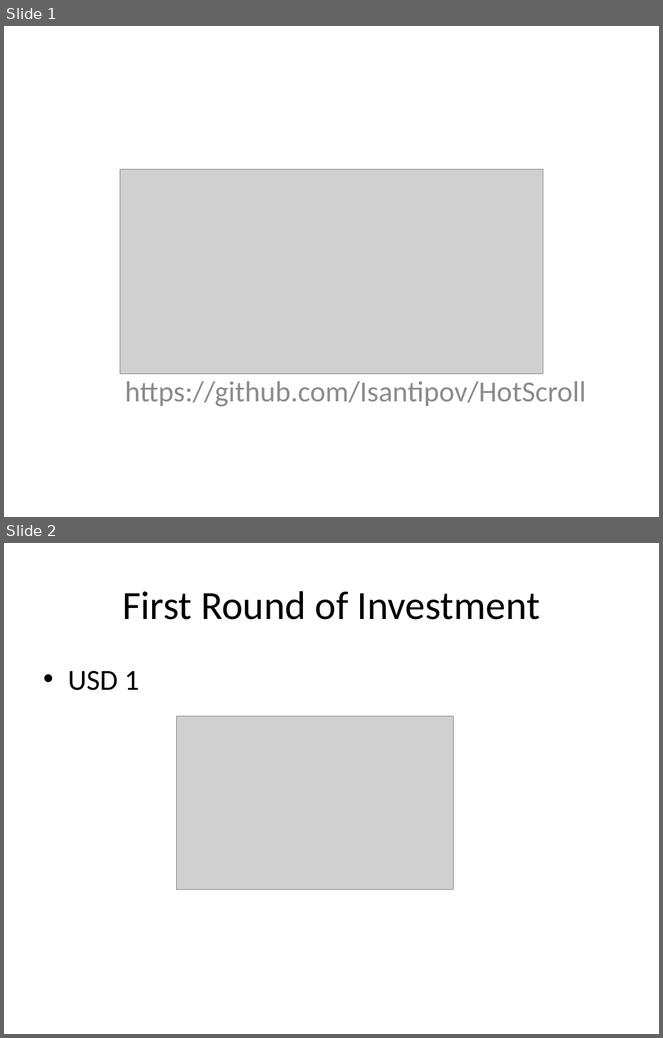
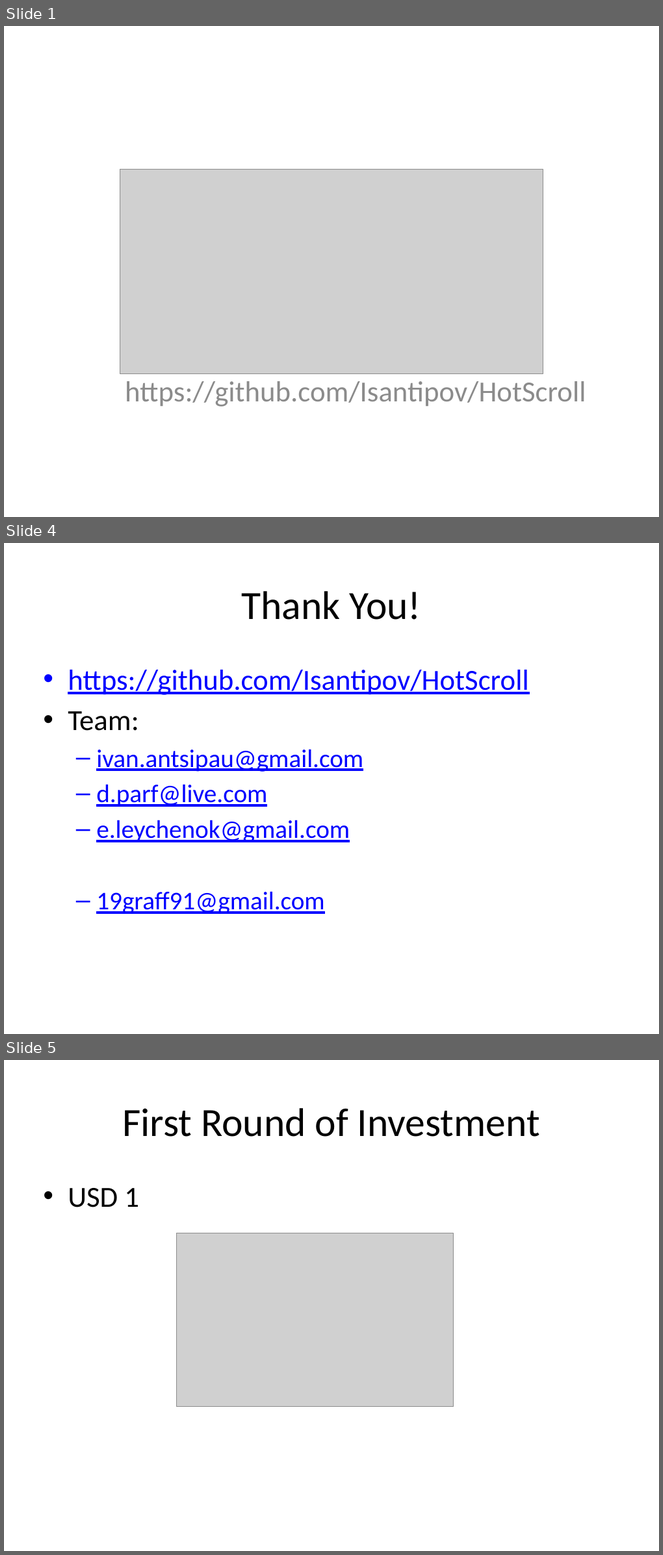
Before and after one commit to Isantipov/HotScroll, a slide deck: Presentation.pptx. Shown one above the other, each under a label of ours: slides 1 and 2 before the commit, slides 1, 4 and 5 after it; the slides between them are not shown. The pictures are 663x1038 and 663x1555 pixels, drawn with LibreOffice and Linux fonts; fonts in the diff are those of the drawing; grey boxes stand for pictures. Boxes give left, top, right and bottom in pixels: in the first picture for what was removed or moved away, otherwise in the second. Text is boxed around its words. In the diff, an @@ line names an element or a change of style, - is before the commit and + after.

Commit message:
New version of the presentation

```diff
--- a/Presentation.pptx
+++ b/Presentation.pptx
@@ slide 4 added at bbox=[4, 543, 659, 1034], background #FFFFFF @@
@@ title added at bbox=[242, 591, 421, 620], 44 pt, text #000000 @@
+Thank You!
@@ text added at bbox=[68, 670, 529, 914], 28 pt, text #0000FF, underline @@
+• https://github.com/Isantipov/HotScroll
+• Team:
+  – ivan.antsipau@gmail.com
+  – d.parf@live.com
+  – e.leychenok@gmail.com
+  – 19graff91@gmail.com
@@ what was slide 2 is now slide 5 @@
```
Also in this commit, not shown: 2 other slides added.
